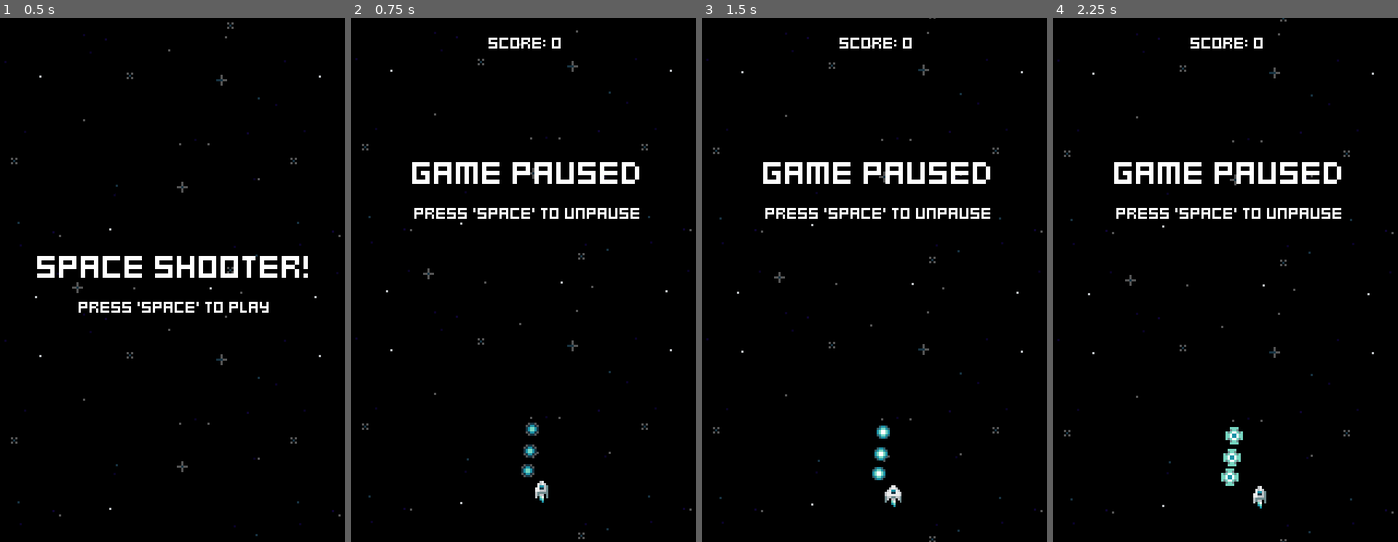
Above: before the commit, frames 1-4 (left to right).
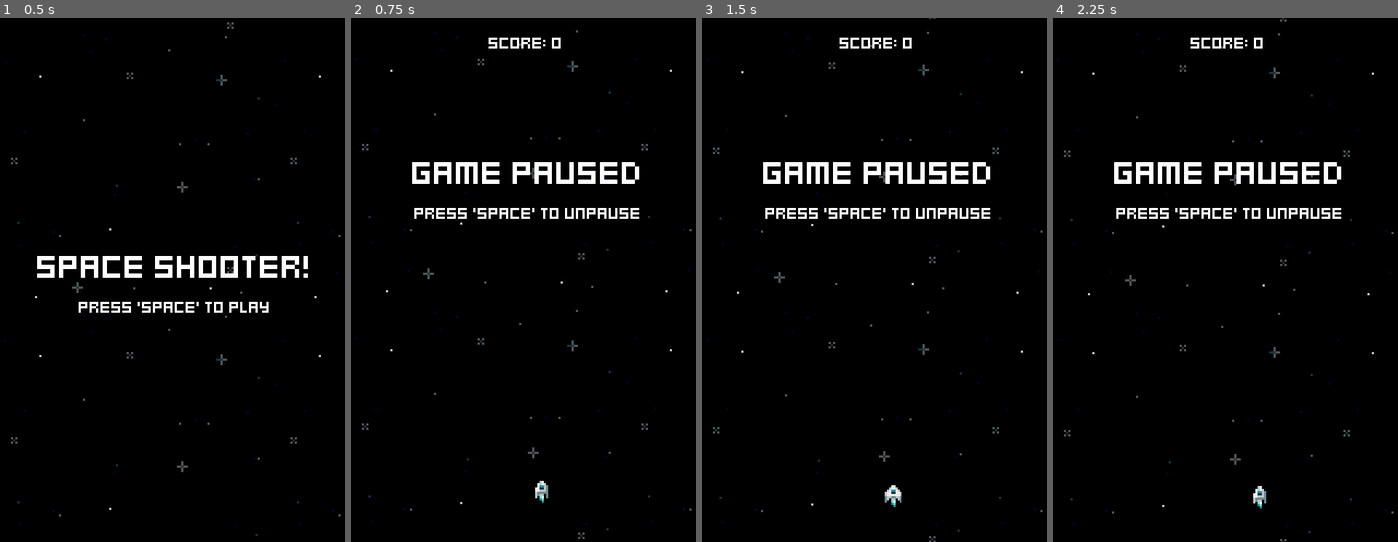
Above: after the commit, the same moments.

Repository: jacristi/godot-space-shooter
Game: Godot game, scene res://ui/menu.tscn
The game is run twice, just before and just after one commit, with the same random seed, the same clock (stepped at 60 frames per second) and the same inputs.
Inputs:
- Up to frame 1 (0.5 s): no input
- Up to frame 2 (0.75 s): tap Space (fire) at 0.5, 0.6 s; hold D (move_right) from 0.53 s (still down)
- Up to frame 3 (1.5 s): tap Space (fire) at 1.25, 1.35 s; release D (move_right) at 1.28 s; hold S (move_down) from 1.28 s (still down)
- Up to frame 4 (2.25 s): tap Space (fire) at 2, 2.1 s; release S (move_down) at 2.03 s; hold D (move_right) from 2.03 s (still down)

Frame 1 is identical in both runs. In frame 2, 0.2% of the frame differs, in the area x 49-55%, y 77-88%; in frame 3, 0.3%; in frame 4, 0.4%, in the area x 48-56%, y 78-90%.

Commit message:
fix: remove extra pickups

Diff:
--- a/scenes/game.tscn
+++ b/scenes/game.tscn
@@ -8,7 +8,6 @@
 [ext_resource type="PackedScene" uid="uid://di2ph76flv6jj" path="res://pickups/pickup_generator.tscn" id="5_824rs"]
 [ext_resource type="LabelSettings" uid="uid://cjof1qwn8asa1" path="res://fonts/default_label_settings.tres" id="5_tlyl2"]
 [ext_resource type="PackedScene" uid="uid://3etvr5r3lq15" path="res://ui/pause_menu.tscn" id="7_of8lj"]
-[ext_resource type="PackedScene" uid="uid://bn37hg8rvt4in" path="res://pickups/blue_pickup.tscn" id="8_riwgo"]
 
 [node name="Game" type="Node2D"]
 script = ExtResource("1_1juuu")
@@ -36,12 +35,3 @@
 offset_top = 77.0
 offset_right = 81.0
 offset_bottom = 77.0
-
-[node name="BluePickup" parent="." instance=ExtResource("8_riwgo")]
-position = Vector2(81, 206)
-
-[node name="BluePickup2" parent="." instance=ExtResource("8_riwgo")]
-position = Vector2(82, 197)
-
-[node name="BluePickup3" parent="." instance=ExtResource("8_riwgo")]
-position = Vector2(83, 187)
Not shown: 1 places in scenes/game.tscn that only renumber resources
